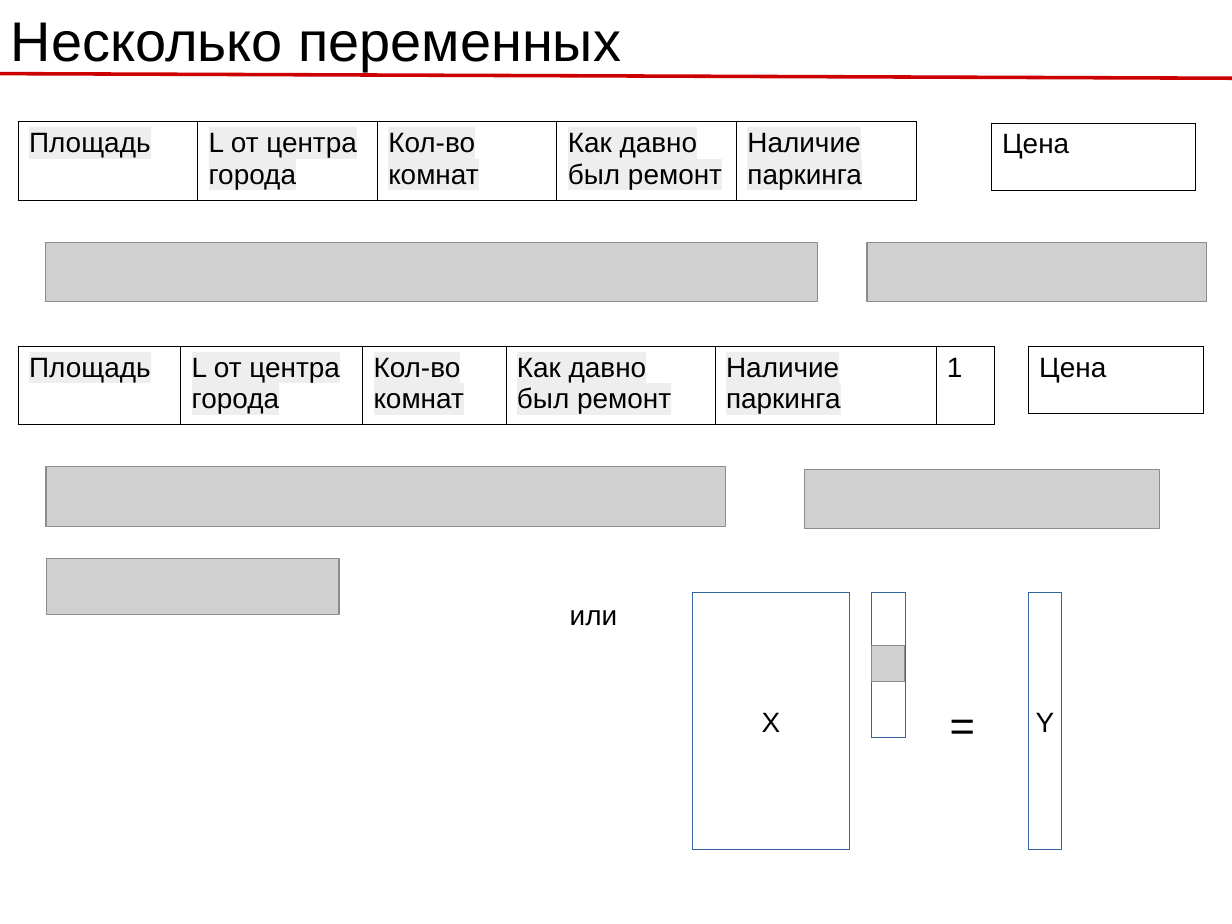
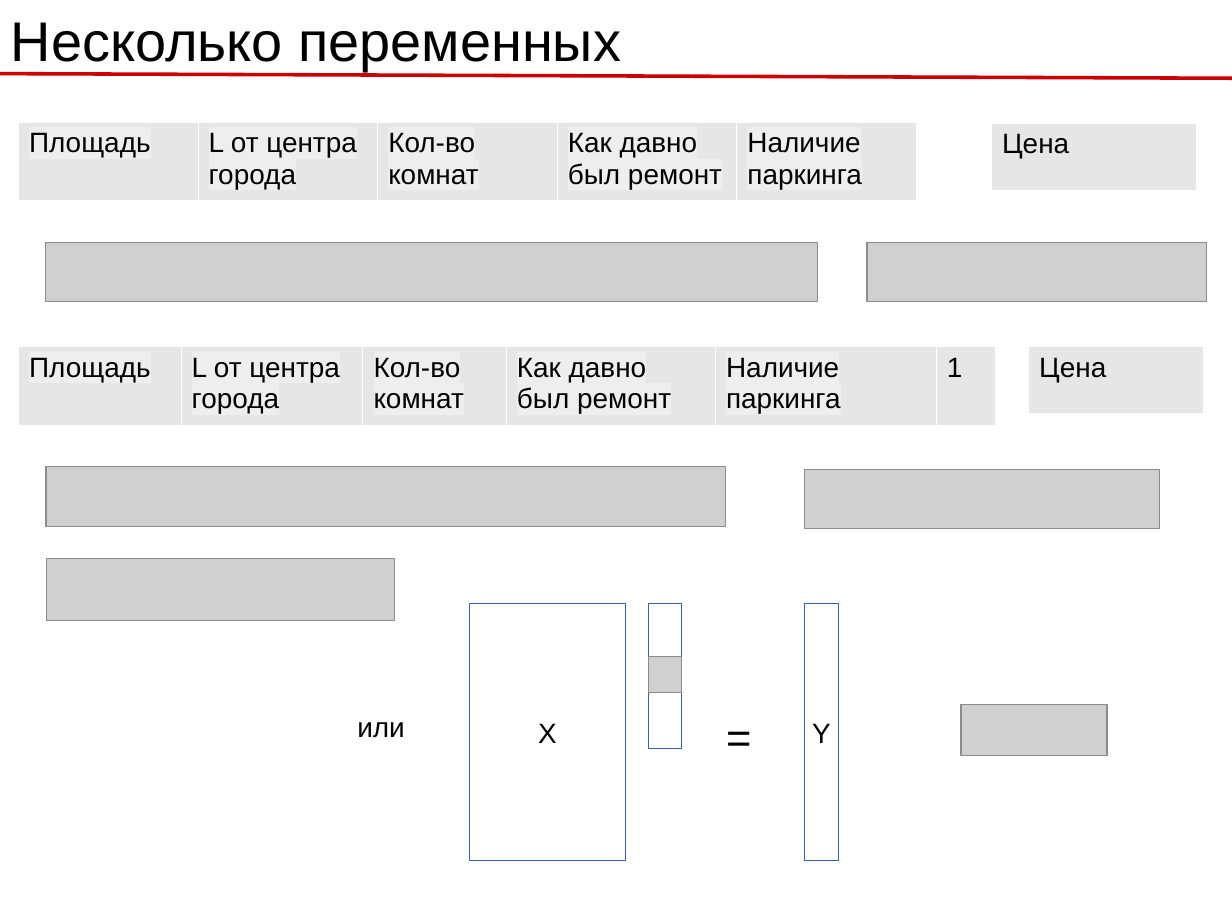
Before and after one commit to rykachevskiy/239, a slide deck: slide 6 of 1/1.1 Linear regression, SGD.odp. Drawn at 1232x924 pixels with LibreOffice and Linux fonts; fonts in the diff are those of the drawing; grey boxes stand for pictures. Boxes give left, top, right and bottom in pixels: in the first picture for what was removed or moved away, otherwise in the second. Text is boxed around its words. In the diff, an @@ line names an element or a change of style, - is before the commit and + after.

```diff
--- a/1/1.1 Linear regression, SGD.odp
+++ b/1/1.1 Linear regression, SGD.odp
@@ table at [18,122,918,196] @@
@@ fill none to #E6E6E6 in row 1 @@
@@ borders changed @@
@@ table at [992,123,1196,190] @@
@@ fill none to #E6E6E6 in row 1, column 1 @@
@@ borders changed @@
@@ table at [18,347,995,420] @@
@@ fill none to #E6E6E6 in row 1 @@
@@ borders changed @@
@@ table at [1029,347,1204,414] @@
@@ fill none to #E6E6E6 in row 1, column 1 @@
@@ borders changed @@
@@ picture: place and size @@
-picture at [47,559,340,615]
+picture at [47,559,396,620]
@@ text "или": place and size @@
-text "или" at [570,610,617,626]
+text "или" at [357,722,404,738]
@@ 3 rectangles, 1 picture, 1 text: place and size @@
-3 rectangles, 1 picture, 1 text at [693,593,1062,850]
+3 rectangles, 1 picture, 1 text at [470,604,838,861]
@@ picture added at [961,704,1108,756] @@
```
Also in this commit, not shown: 2 other slides changed, 2 other files.
